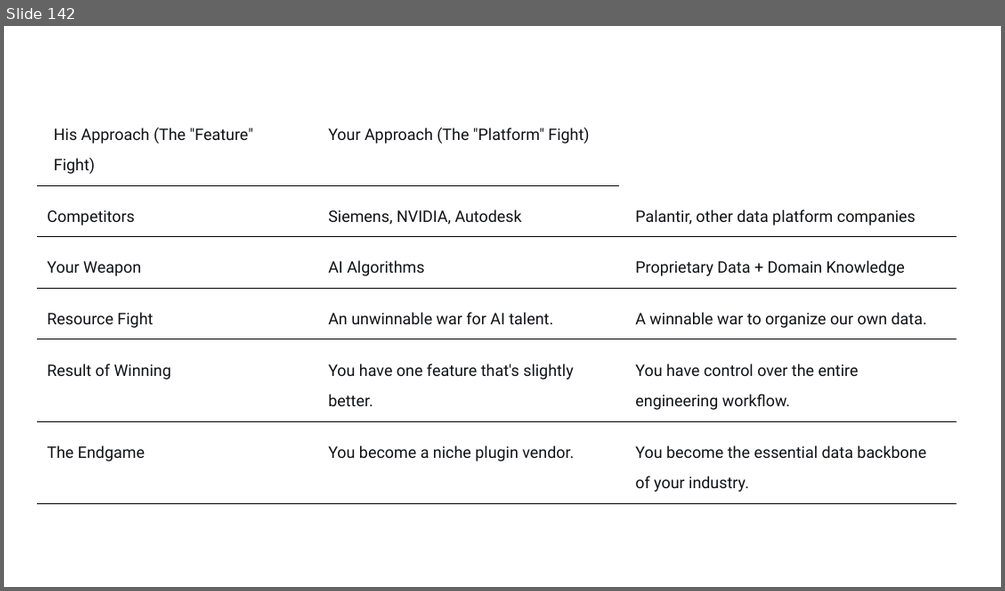
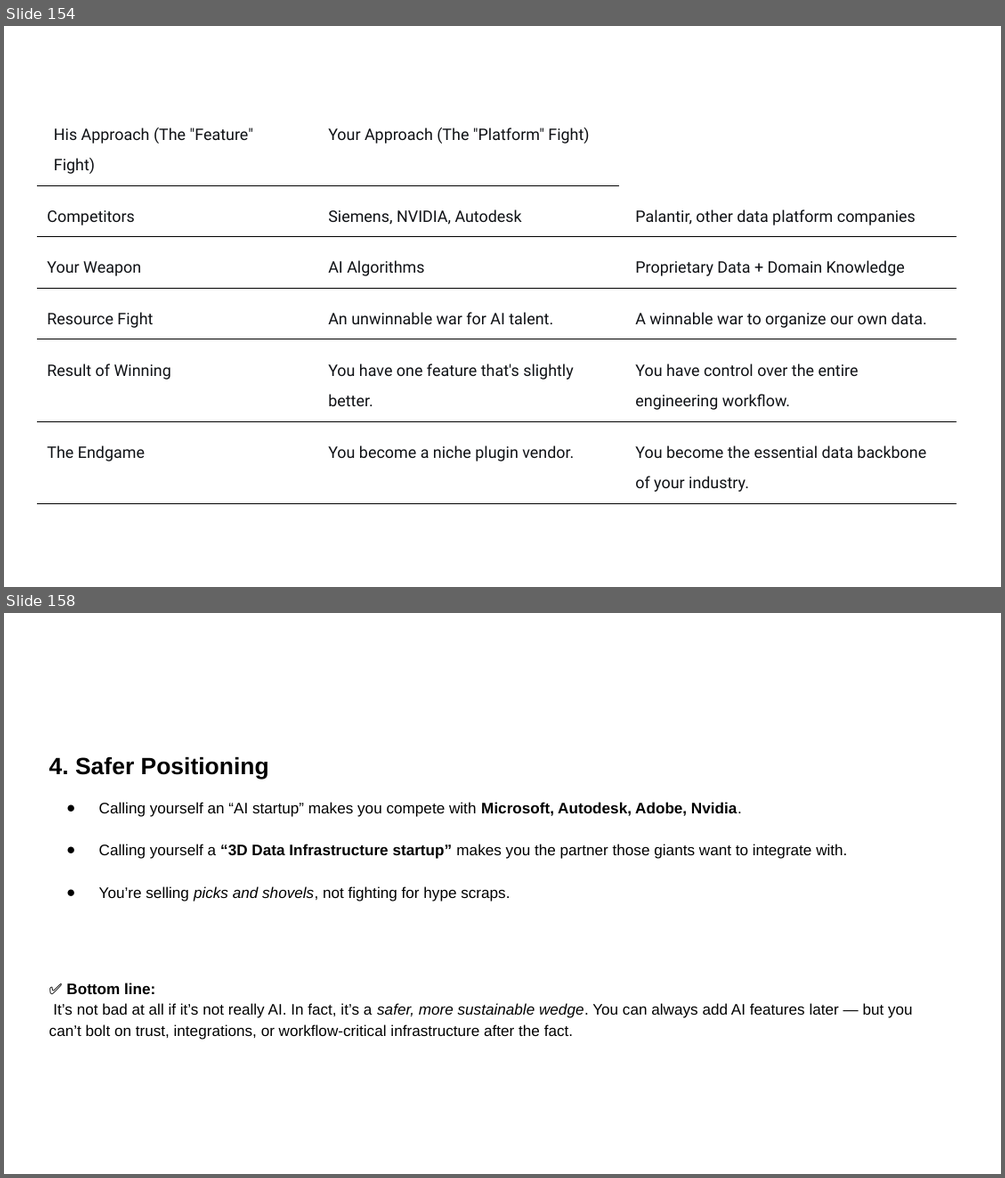
Before and after one commit to victoryapcheeann/random, a slide deck: Presentation.pptx. Shown one above the other, each under a label of ours: slide 142 before the commit, slides 154 and 158 after it; the slides between them are not shown. The pictures are 1005x591 and 1005x1178 pixels, drawn with LibreOffice and Linux fonts; fonts in the diff are those of the drawing. Boxes give left, top, right and bottom in pixels: in the first picture for what was removed or moved away, otherwise in the second. Text is boxed around its words. In the diff, an @@ line names an element or a change of style, - is before the commit and + after.

```diff
--- a/Presentation.pptx
+++ b/Presentation.pptx
@@ slide 158 added at bbox=[4, 613, 1001, 1174], background #FFFFFF @@
@@ text added at bbox=[49, 756, 913, 1039], 11 pt, text #000000 @@
+4. Safer Positioning
+● Calling yourself an “AI startup” makes you compete with Microsoft, Autodesk, Adobe, Nvidia.
+● Calling yourself a “3D Data Infrastructure startup” makes you the partner those giants want to integrate with.
+● You’re selling picks and shovels, not fighting for hype scraps.
+✅ Bottom line:
+It’s not bad at all if it’s not really AI. In fact, it’s a safer, more sustainable wedge. You can always add AI features later — but you can’t bolt on trust, integrations, or workflow-critical infrastructure after the fact.
@@ what was slide 142 is now slide 154 @@
```
Also in this commit, not shown: 24 other slides added, 4 slides removed.
